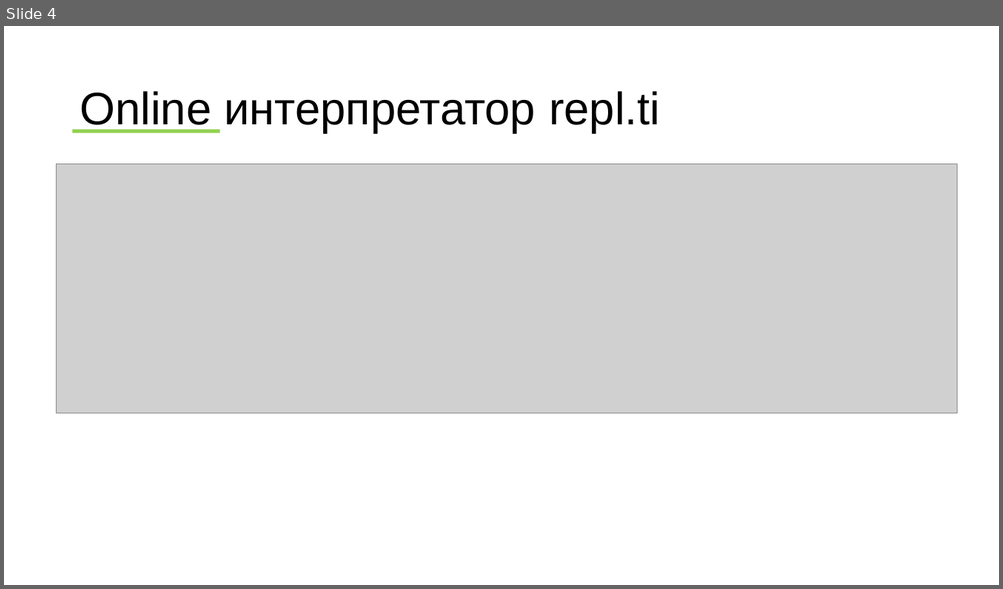
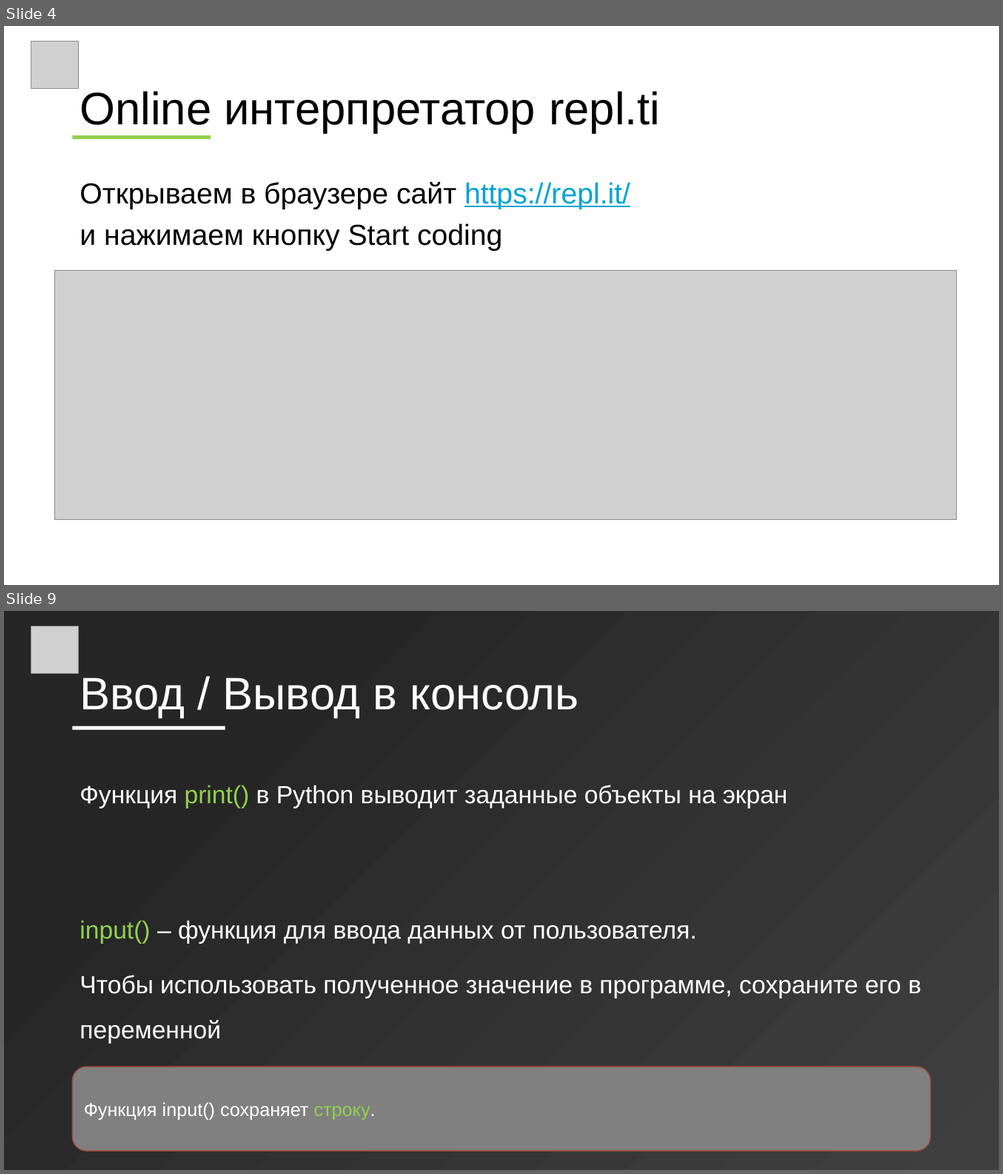
Before and after one commit to wolf24ru/python_learning, a slide deck: prezintation_1.pptx. Shown one above the other, each under a label of ours: slide 4 before the commit, slides 4 and 9 after it; the slides between them are not shown. The pictures are 1003x589 and 1003x1174 pixels, drawn with LibreOffice and Linux fonts; fonts in the diff are those of the drawing; grey boxes stand for pictures. Boxes give left, top, right and bottom in pixels: in the first picture for what was removed or moved away, otherwise in the second. Text is boxed around its words. In the diff, an @@ line names an element or a change of style, - is before the commit and + after.

```diff
--- a/prezintation_1.pptx
+++ b/prezintation_1.pptx
@@ slide 9 added at [4, 611, 999, 1170], background gradient #262626 to #404040 @@
@@ picture added at [31, 627, 79, 674] @@
@@ title added at [79, 678, 579, 718], 44 pt, text #FFFFFF @@
+Ввод / Вывод в консоль
@@ rectangle added at [73, 726, 225, 730], fill #FFFFFF @@
@@ text added at [79, 785, 921, 1044], 24 pt, text #FFFFFF @@
+Функция print() в Python выводит заданные объекты на экран
+input() – функция для ввода данных от пользователя.
+Чтобы использовать полученное значение в программе, сохраните его в переменной
@@ rounded rectangle added at [73, 1067, 930, 1151], fill #808080, outline #9B4936 1 pt, 18 pt, text #FFFFFF @@
+Функция input() сохраняет строку.
@@ page number added at [916, 1150, 922, 1152], 12 pt, text #8C8C8C @@
+9
@@ slide 4 changed as well @@
@@ picture added at [31, 42, 79, 89] @@
@@ rectangle: place and size @@
-rectangle at [73, 130, 220, 133]
+rectangle at [73, 136, 210, 139]
@@ text added at [79, 182, 630, 251], 28 pt, text #000000 @@
+Открываем в браузере сайт https://repl.it/
+и нажимаем кнопку Start coding
@@ picture: place and size @@
-picture at [57, 164, 958, 413]
+picture at [55, 271, 956, 520]
```
Also in this commit, not shown: 3 other slides changed, 4 other slides added.
